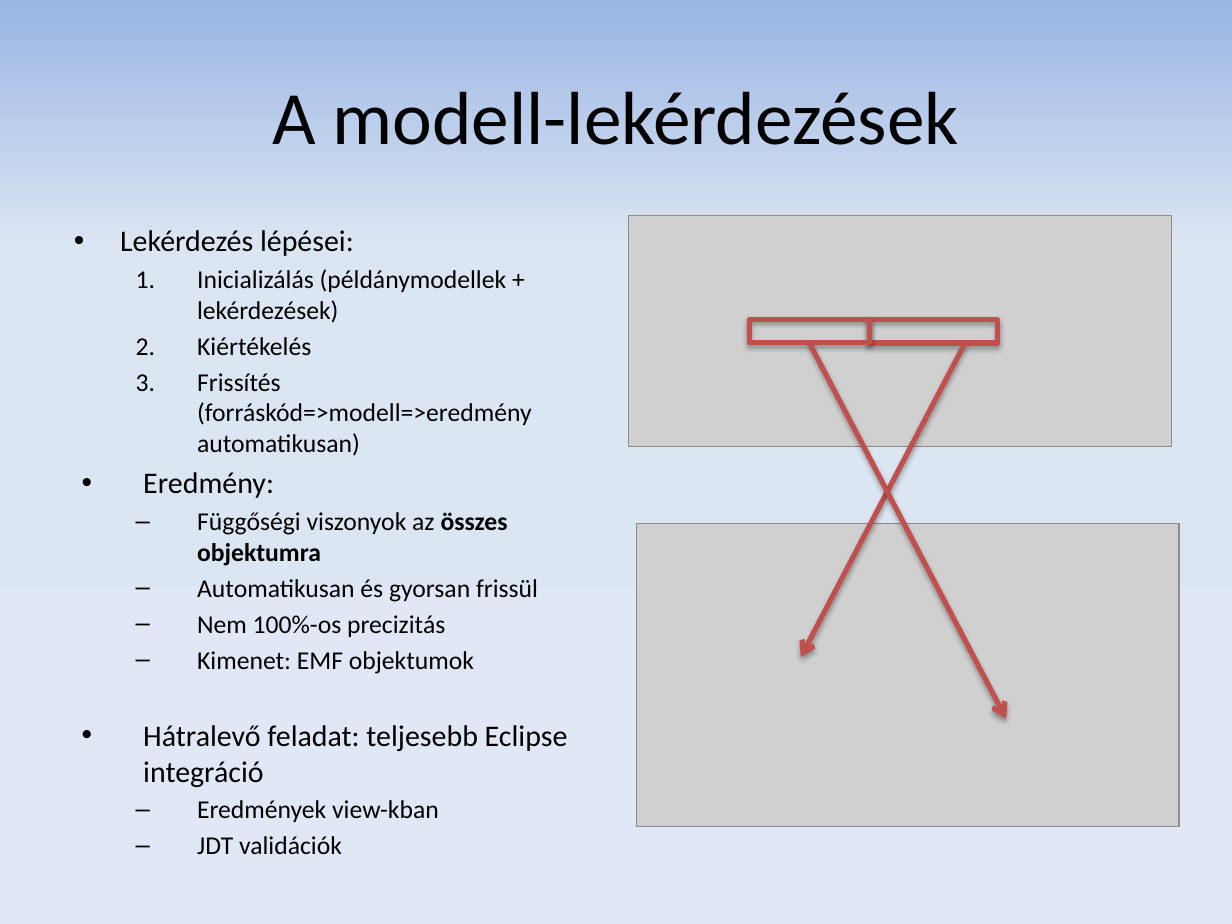
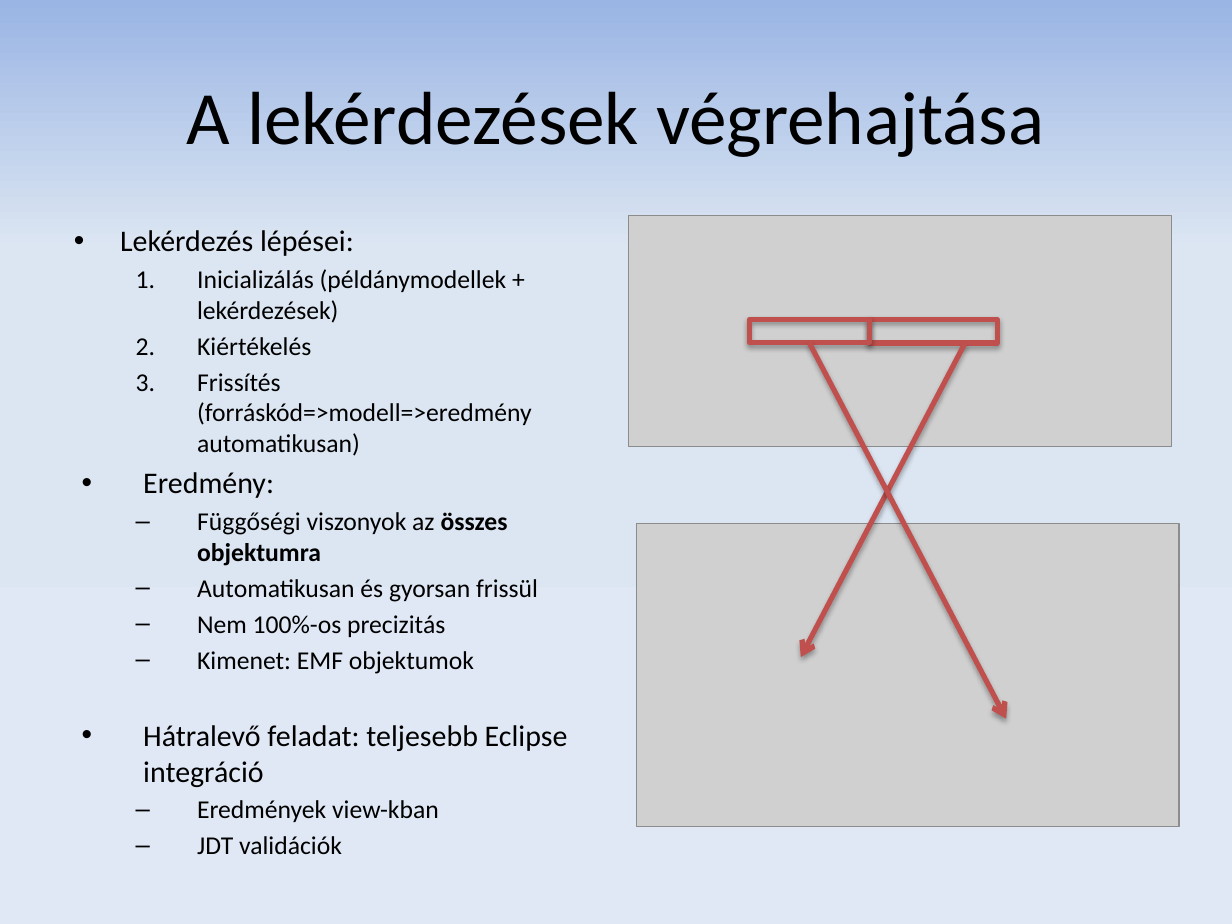
Before and after one commit to donat/incquery-deps, a slide deck: slide 13 of incquery-deps-documentation/presentation/tdk_pres_hu_v2.pptx. Drawn at 1232x924 pixels with LibreOffice and Linux fonts; fonts in the diff are those of the drawing; grey boxes stand for pictures. Boxes give left, top, right and bottom in pixels: in the first picture for what was removed or moved away, otherwise in the second. Text is boxed around its words. In the diff, an @@ line names an element or a change of style, - is before the commit and + after.

```diff
--- a/incquery-deps-documentation/presentation/tdk_pres_hu_v2.pptx
+++ b/incquery-deps-documentation/presentation/tdk_pres_hu_v2.pptx
@@ title at [187, 91, 1044, 157]: text changed @@
-A modell-lekérdezések
+A lekérdezések végrehajtása
```
Also in this commit, not shown: 4 other slides changed.
